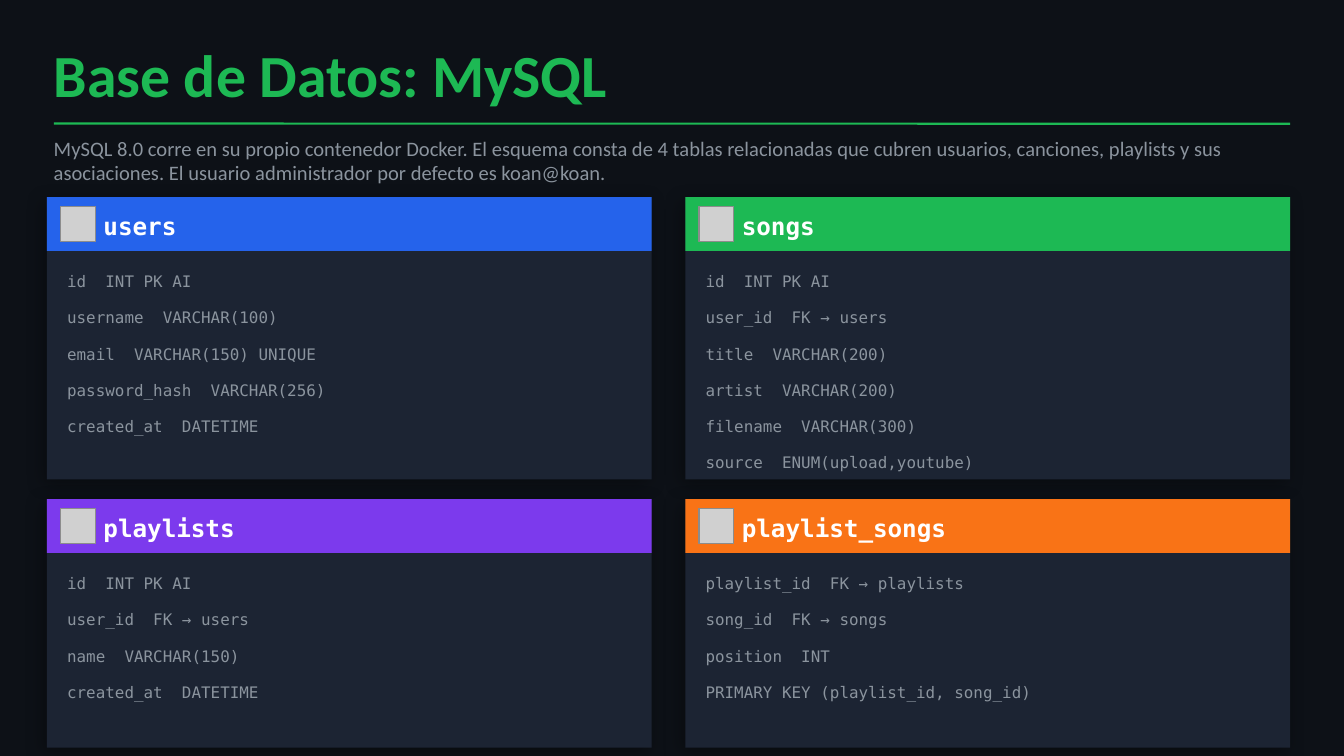
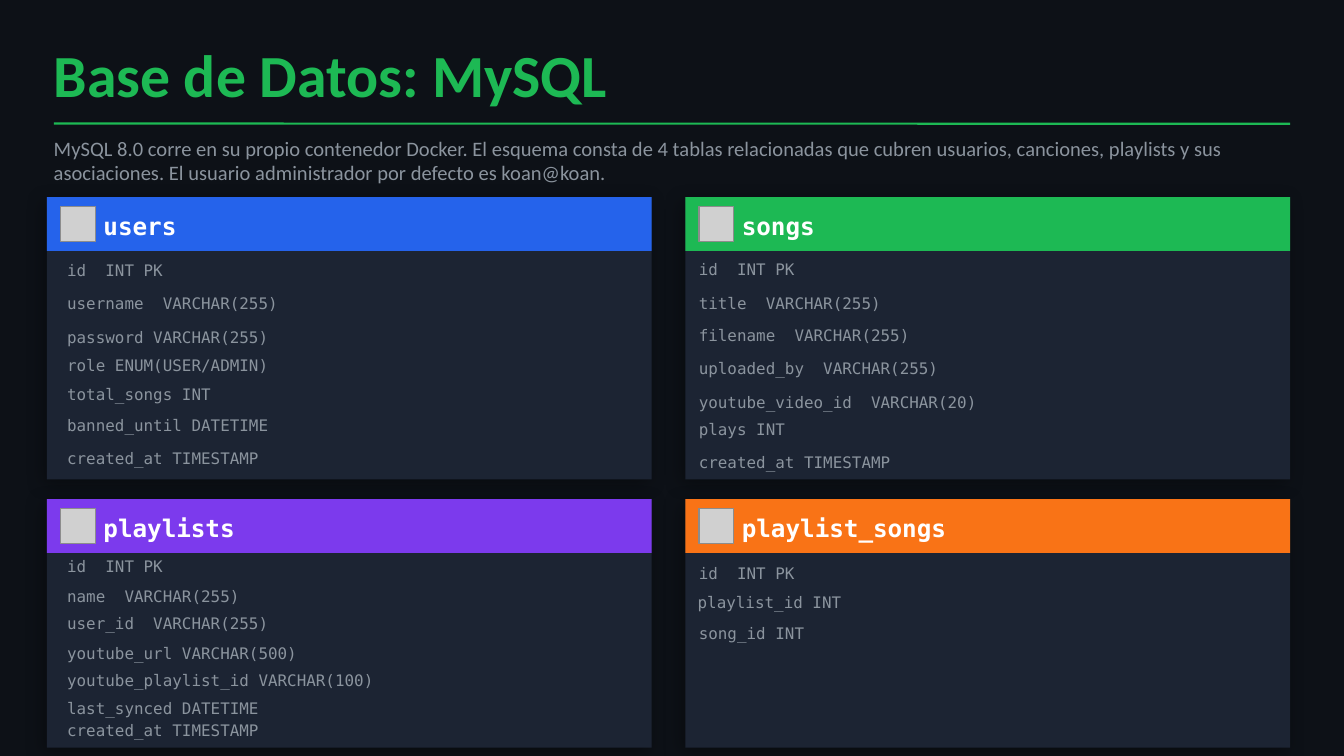
Before and after one commit to ByKoan/MusicCloudServer_TFG, a slide deck: slide 6 of Presentacion.pptx. Drawn at 1344x756 pixels with LibreOffice and Linux fonts; fonts in the diff are those of the drawing; grey boxes stand for pictures. Boxes give left, top, right and bottom in pixels: in the first picture for what was removed or moved away, otherwise in the second. Text is boxed around its words. In the diff, an @@ line names an element or a change of style, - is before the commit and + after.

```diff
--- a/Presentacion.pptx
+++ b/Presentacion.pptx
@@ text at <box>67,264,163,276</box>: text changed @@
-id INT PK AI
+id INT PK
@@ text at <box>699,263,794,275</box>: text changed @@
-id INT PK AI
+id INT PK
@@ text at <box>67,297,278,311</box>: text changed @@
-username VARCHAR(100)
+username VARCHAR(255)
@@ text at <box>699,297,881,311</box>: text changed @@
-title VARCHAR(200)
+title VARCHAR(255)
@@ text at <box>699,329,910,343</box>: text changed @@
-filename VARCHAR(300)
+filename VARCHAR(255)
@@ text removed at <box>706,311,888,327</box> @@
-user_id FK → users
@@ text at <box>67,331,268,346</box>: text changed @@
-email VARCHAR(150) UNIQUE
+password VARCHAR(255)
@@ text added at <box>67,359,268,373</box>, 8.5 pt, text #8B949E @@
+role ENUM(USER/ADMIN)
@@ text removed at <box>67,384,326,400</box> @@
-password_hash VARCHAR(256)
@@ text added at <box>67,388,211,403</box>, 8.5 pt, text #8B949E @@
+total_songs INT
@@ text at <box>699,362,938,378</box>: text changed @@
-artist VARCHAR(200)
+uploaded_by VARCHAR(255)
@@ text added at <box>67,419,269,431</box>, 8.5 pt, text #8B949E @@
+banned_until DATETIME
@@ text added at <box>699,396,976,412</box>, 8.5 pt, text #8B949E @@
+youtube_video_id VARCHAR(20)
@@ text added at <box>699,423,785,438</box>, 8.5 pt, text #8B949E @@
+plays INT
@@ text at <box>67,452,258,468</box>: text changed @@
-created_at DATETIME
+created_at TIMESTAMP
@@ text at <box>699,456,890,468</box>: text changed @@
-source ENUM(upload,youtube)
+created_at TIMESTAMP
@@ text at <box>67,560,163,572</box>: text changed @@
-id INT PK AI
+id INT PK
@@ text at <box>699,567,794,579</box>: text changed @@
-position INT
+id INT PK
@@ text at <box>67,590,240,604</box>: text changed @@
-name VARCHAR(150)
+name VARCHAR(255)
@@ text at <box>698,596,841,612</box>: text changed @@
-playlist_id FK → playlists
+playlist_id INT
@@ text at <box>67,617,268,633</box>: text changed @@
-user_id FK → users
+user_id VARCHAR(255)
@@ text at <box>699,627,804,642</box>: text changed @@
-song_id FK → songs
+song_id INT
@@ text added at <box>67,647,297,663</box>, 8.5 pt, text #8B949E @@
+youtube_url VARCHAR(500)
@@ text added at <box>67,674,374,690</box>, 8.5 pt, text #8B949E @@
+youtube_playlist_id VARCHAR(100)
@@ text removed at <box>706,686,1031,702</box> @@
-PRIMARY KEY (playlist_id, song_id)
@@ text added at <box>67,702,259,718</box>, 8.5 pt, text #8B949E @@
+last_synced DATETIME
@@ text at <box>67,724,258,740</box>: text changed @@
-created_at DATETIME
+created_at TIMESTAMP
```
Also in this commit, not shown: 6 other slides changed.
